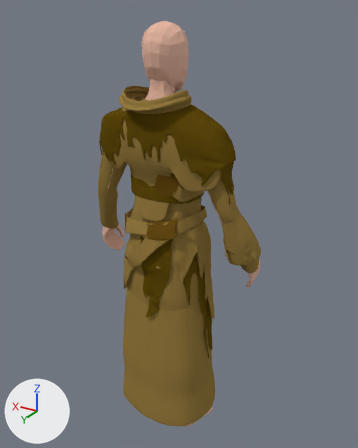
Before and after pictures for a commit that changed the Blender file Blenderkram/Modelle/WIP-Modelle/PlayerArsenal.blend.
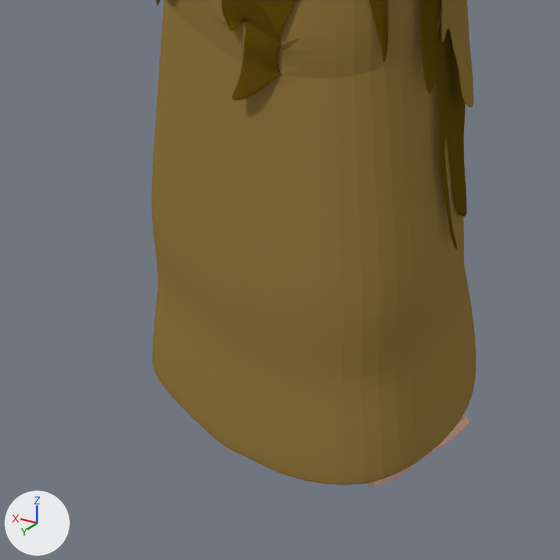
Each version is shown whole from a 50 mm camera at (-1.03, 1.614, 1.812) aimed at (-0.034, -0.046, 0.982), then close up on the part from 22% to 67% of the width and 64% to 100% of the height. Arrows for +X, +Y and +Z are at lower left; the lights stay in place.

Before the edit, the objects in view are built like this:
```python
me_cube_021 = bpy.data.meshes.new('Cube.021')
me_cube_021.from_pydata(...)  # 1562 vertices, 1202 faces, 2 loose edges; spans x -0.41..0.4, y -0.15..0.21, z 0.04..1.57
# faces by material slot: [719, 483]
me_cube_021.materials.append(mat_material_002)  # brown #967b41
me_cube_021.materials.append(mat_material_004)  # its picture is missing
ob_heavyrobes = bpy.data.objects.new('HeavyRobes', me_cube_021)
ob_heavyrobes.location = (0.0, 0.0, -0.003)
_m = ob_heavyrobes.modifiers.new('Solidify', 'SOLIDIFY')
_m.thickness = 0.005
_m.nonmanifold_thickness_mode = 'FIXED'
_m.nonmanifold_merge_threshold = 0.0003
_m = ob_heavyrobes.modifiers.new('Subsurf', 'SUBSURF')
```
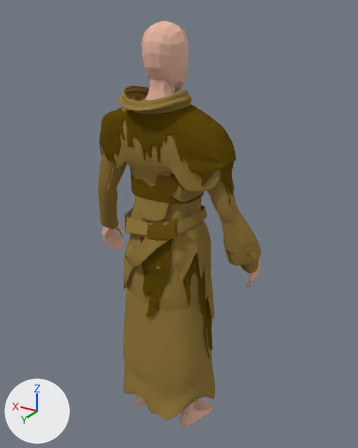
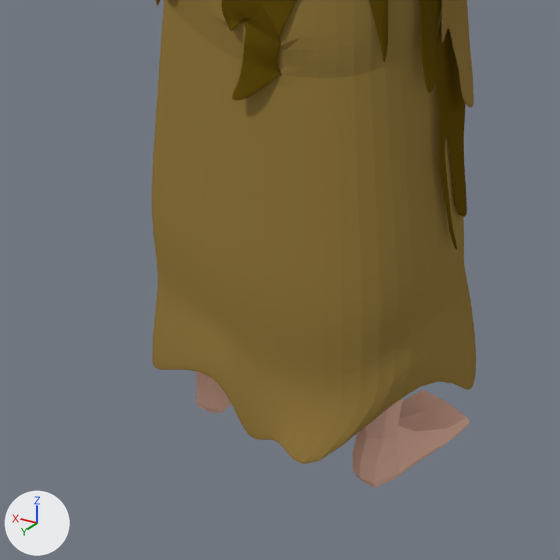
Boxes [x1, y1, x2, y2] around the edits, measured in the close-ups (560 x 560 px; the box of a moved part takes in the faces that stretch with it):
'HeavyRobes', reshaped: before [152, 0, 476, 485]; after [152, 0, 476, 464]
part 1 of me_cube_021, moved or reshaped: before [161, 232, 469, 485]; after [161, 231, 469, 464]
'Body', unchanged, uncovered by the edit: before [365, 415, 470, 488]; after [196, 371, 470, 488]

Edits to the bpy script that builds the scene:
```text
Change me_cube_021:
    where me_cube_021.from_pydata(...)  # 1562 vertices, 1202 faces, 2 loose edges; spans x -0.41..0.4, y -0.15..0.21, z 0.04..1.57
    used by ob_heavyrobes; location = (0.0, 0.0, -0.003)
    me_cube_021 part 1
    me_cube_021.vertices[451].co: (0.03, 0.14, 0.21) -> (0.03, 0.14, 0.25)
    me_cube_021.vertices[460].co: (-0.21, 0.05, 0.25) -> (-0.21, 0.05, 0.33)
    me_cube_021.vertices[464].co: (0.04, 0.15, 0.14) -> (0.04, 0.15, 0.24)
    me_cube_021.vertices[471].co: (-0.05, 0.15, 0.14) -> (-0.05, 0.15, 0.18)
    me_cube_021.vertices[473].co: (-0.22, 0.06, 0.18) -> (-0.22, 0.06, 0.3)
    me_cube_021.vertices[477].co: (0.04, 0.16, 0.05) -> (0.04, 0.16, 0.21)
    me_cube_021.vertices[484].co: (-0.05, 0.16, 0.05) -> (-0.05, 0.16, 0.14)
    me_cube_021.vertices[486].co: (-0.23, 0.06, 0.09) -> (-0.23, 0.06, 0.26)
    me_cube_021.vertices[487].co: (-0.17, 0.14, 0.07) -> (-0.1, 0.19, 0.07)
```
